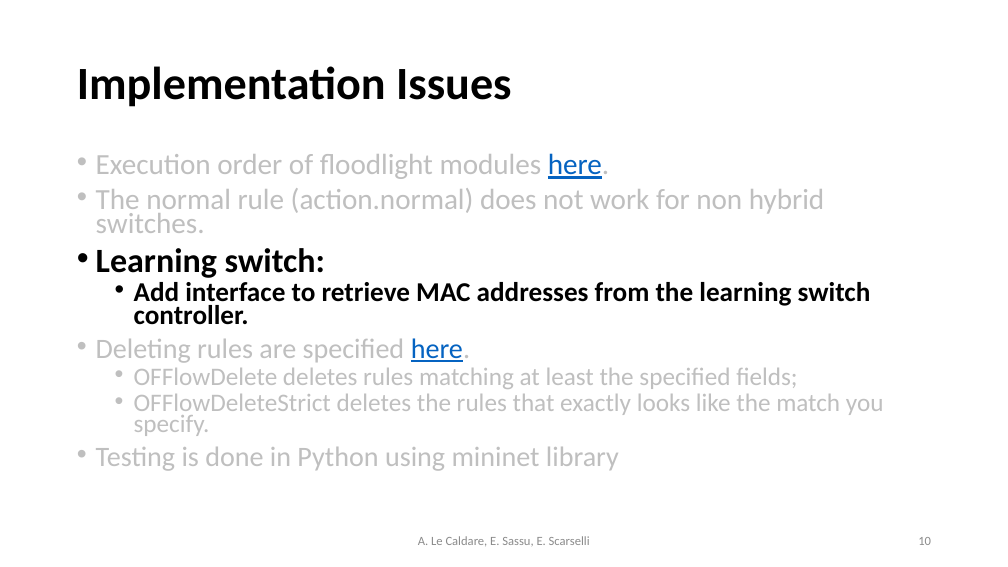
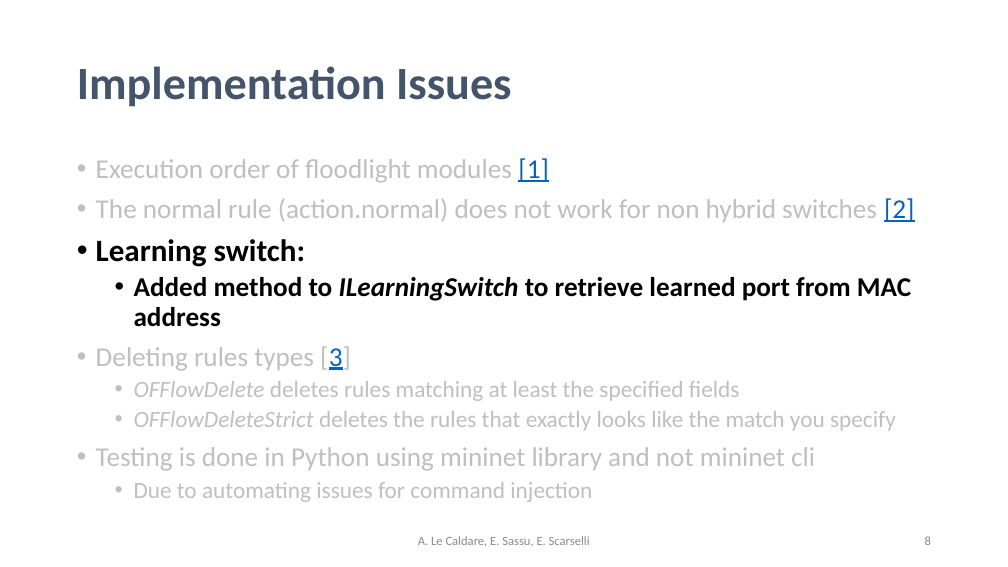
Before and after one commit to psoftware/ddosdefence-floodlight-controller, a slide deck: slide 10 of Docs/DDoSDefence.pptx. Drawn at 1008x567 pixels with LibreOffice and Linux fonts; fonts in the diff are those of the drawing. Boxes give left, top, right and bottom in pixels: in the first picture for what was removed or moved away, otherwise in the second. Text is boxed around its words. In the diff, an @@ line names an element or a change of style, - is before the commit and + after.

Commit message:
pptx: update slide modified color and pages number

```diff
--- a/Docs/DDoSDefence.pptx
+++ b/Docs/DDoSDefence.pptx
@@ title "Implementation Issues" at (x1=77, y1=66, x2=511, y2=107): text colour #000000 to #44546A @@
@@ text at (x1=96, y1=158, x2=914, y2=222): text changed; size 27.8 to 25.9 pt @@
-• Execution order of floodlight modules here.
-• The normal rule (action.normal) does not work for non hybrid switches.
+• Execution order of floodlight modules [1]
+• The normal rule (action.normal) does not work for non hybrid switches [2]
@@ text at (x1=96, y1=239, x2=306, y2=267): size 32.4 to 29.6 pt in "Learning switch:"; line spacing 0.7 to 0.9 @@
@@ text at (x1=96, y1=277, x2=911, y2=502): text changed; size 24.1 to 22.2 pt @@
-  • Add interface to retrieve MAC addresses from the learning switch controller.
-• Deleting rules are specified here.
-  • OFFlowDelete deletes rules matching at least the specified fields;
-  • OFFlowDeleteStrict deletes the rules that exactly looks like the match you specify.
-• Testing is done in Python using mininet library
+  • Added method to ILearningSwitch to retrieve learned port from MAC address
+• Deleting rules types [3]
+  • OFFlowDelete deletes rules matching at least the specified fields
+  • OFFlowDeleteStrict deletes the rules that exactly looks like the match you specify
+• Testing is done in Python using mininet library and not mininet cli
+  • Due to automating issues for command injection
@@ text at (x1=925, y1=536, x2=931, y2=545): text changed @@
-10
+8
```
Also in this commit, not shown: 9 other slides changed.
